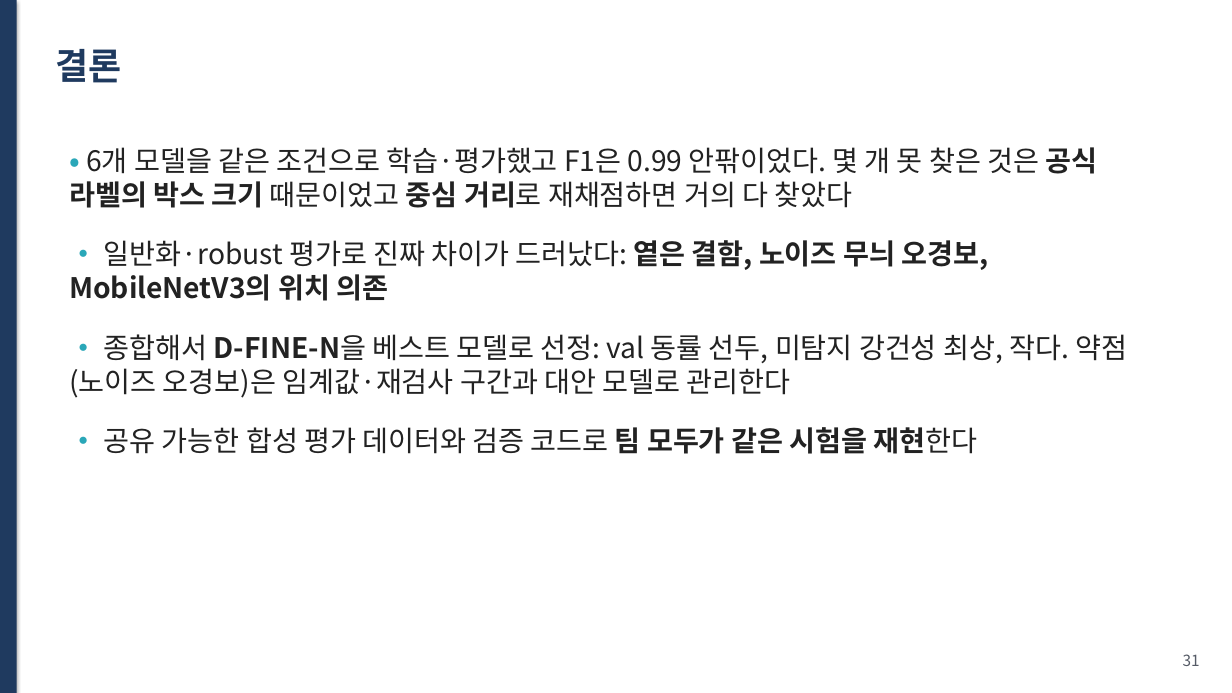
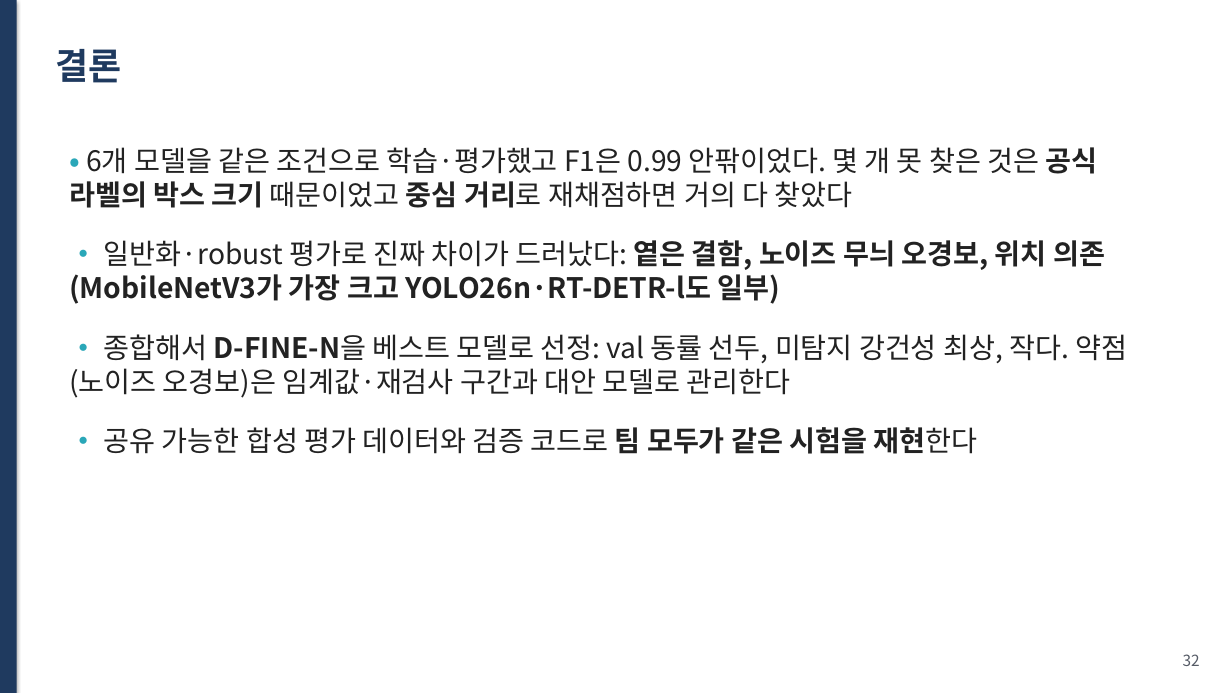
Before and after one commit to hmy7788/kamp_xray_detection, a slide deck: slide 32 of ppt/presentation.pptx (slide 31 before the commit). Drawn at 1232x693 pixels with LibreOffice and Linux fonts; fonts in the diff are those of the drawing. Boxes give left, top, right and bottom in pixels: in the first picture for what was removed or moved away, otherwise in the second. Text is boxed around its words. In the diff, an @@ line names an element or a change of style, - is before the commit and + after.

```diff
--- a/ppt/presentation.pptx
+++ b/ppt/presentation.pptx
@@ text at (x1=69, y1=240, x2=1105, y2=304): text changed @@
-• 일반화·robust 평가로 진짜 차이가 드러났다: 옅은 결함, 노이즈 무늬 오경보, MobileNetV3의 위치 의존
+• 일반화·robust 평가로 진짜 차이가 드러났다: 옅은 결함, 노이즈 무늬 오경보, 위치 의존(MobileNetV3가 가장 크고 YOLO26n·RT-DETR-l도 일부)
@@ text at (x1=1183, y1=654, x2=1200, y2=666): text changed @@
-31
+32
```
Also in this commit, not shown: 8 other slides changed, 1 slide added, 19 other files.
